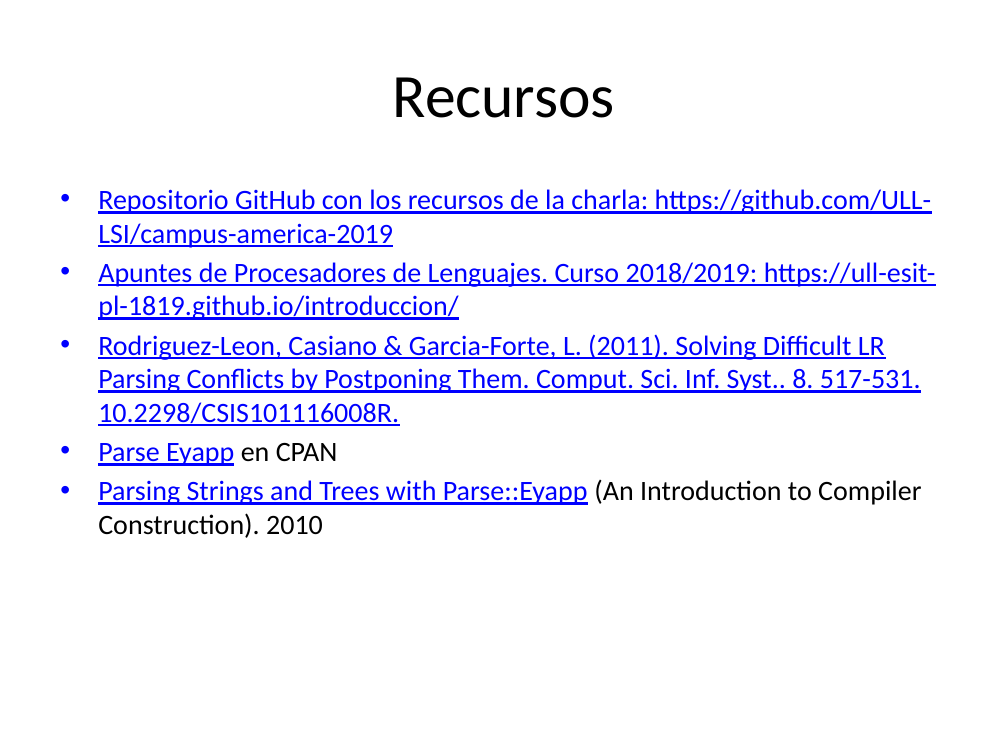
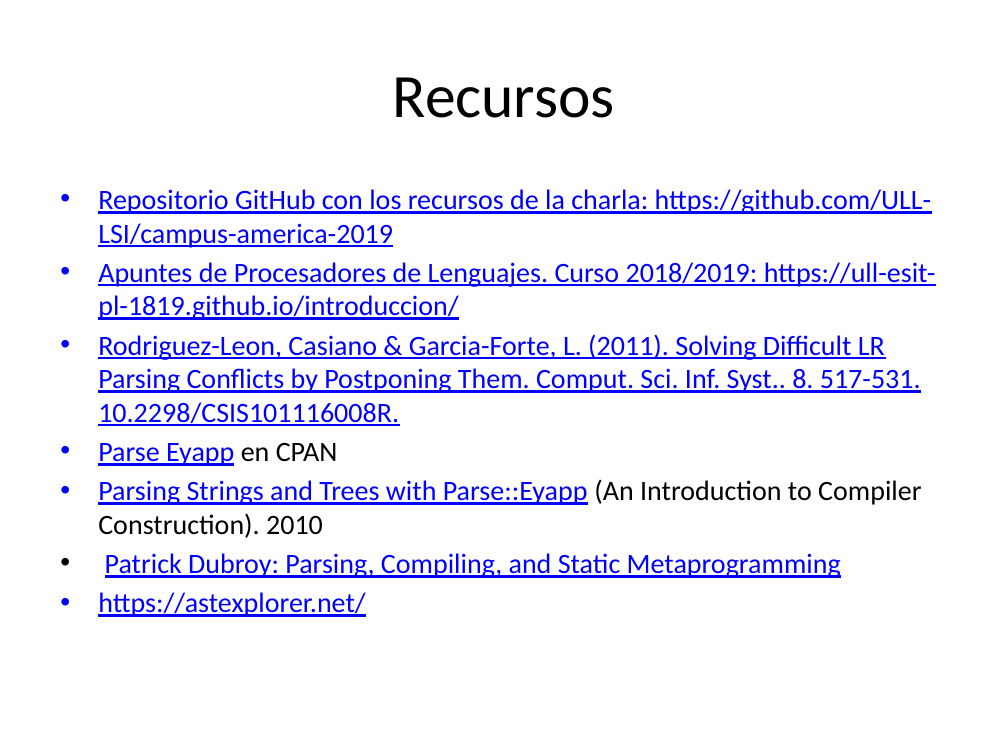
Before and after one commit to ULL-LSI/campus-america-2019, a slide deck: slide 32 of casiano/CAMPUS-AMERICA-2019-PROCESADORES-DE-LENGUAJES.pptx (slide 21 before the commit). Drawn at 1008x756 pixels with LibreOffice and Linux fonts; fonts in the diff are those of the drawing. Boxes give left, top, right and bottom in pixels: in the first picture for what was removed or moved away, otherwise in the second. Text is boxed around its words. In the diff, an @@ line names an element or a change of style, - is before the commit and + after.

```diff
--- a/casiano/CAMPUS-AMERICA-2019-PROCESADORES-DE-LENGUAJES.pptx
+++ b/casiano/CAMPUS-AMERICA-2019-PROCESADORES-DE-LENGUAJES.pptx
@@ text at (98, 553, 841, 617): paragraphs added @@
+• Patrick Dubroy: Parsing, Compiling, and Static Metaprogramming
+• https://astexplorer.net/
```
Also in this commit, not shown: 12 slides added, 6 other files.
